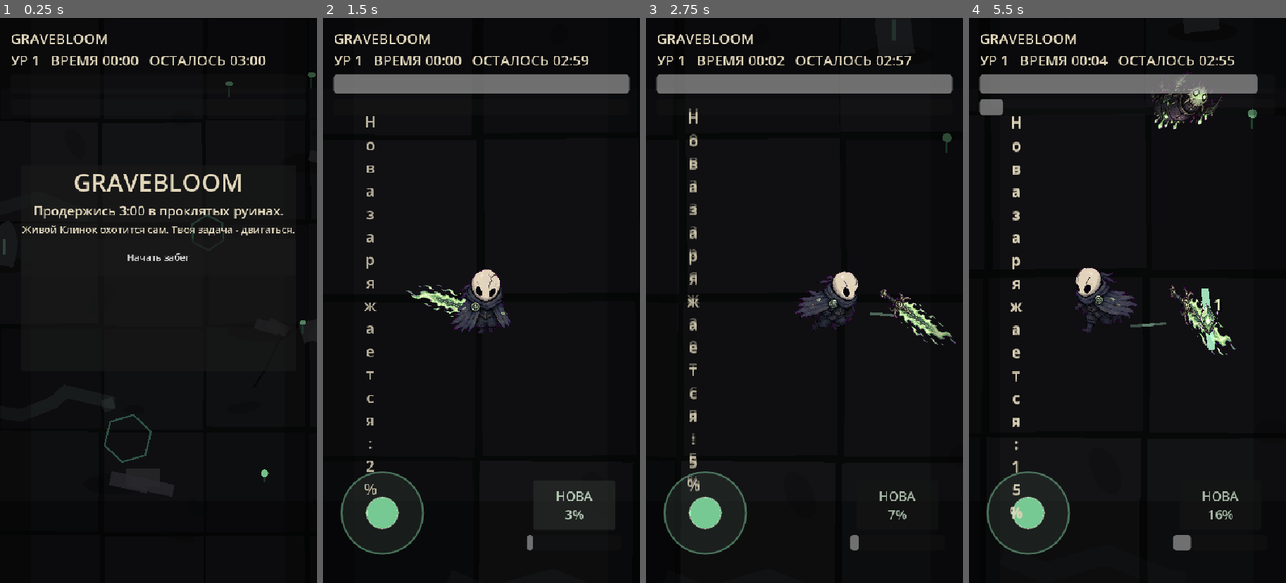
Above: before the commit, frames 1-4 (left to right).
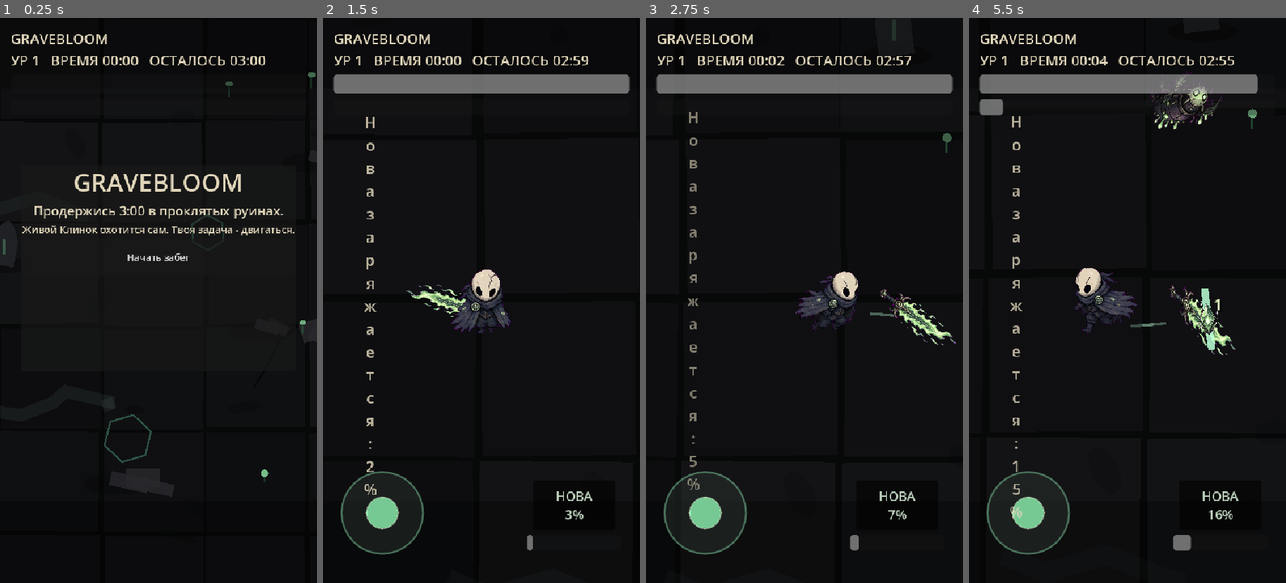
Above: after the commit, the same moments.

Repository: kotlinhustle/gravebloom
Game: Godot game, scene res://scenes/main.tscn
Two runs of this game, one before a commit and one after it. Both use one fixed random seed, a clock stepped at 60 frames per second and the inputs below.
Inputs (mouse positions are in pixels of both pictures, inside the frame that each line leads up to):
- Up to frame 1 (0.25 s): no input
- Up to frame 2 (1.5 s): click "Начать забег" at 0.5 s; click "НОВА 2%" at 1.25 s
- Up to frame 3 (2.75 s): tap Enter at 2 s; move the mouse to (874, 272) at 2.02 s; hold D from 2.03 s (still down); click (874, 272) at 2.17 s; tap Space at 2.27 s
- Up to frame 4 (5.5 s): release D at 2.75 s; drag from (1064, 328) to (1111, 413) at 2.77 s; move the mouse to (1159, 176) at 3.52 s; hold D 3.53-4.25 s; click (1159, 176) at 3.67 s; drag from (1111, 413) to (1032, 215) at 4.27 s; move the mouse to (1222, 385) at 5.02 s; hold A from 5.03 s (still down); click (1222, 385) at 5.17 s; tap Space at 5.27 s

The runs differ from the first frame. In frame 1, less than 0.1% of the frame differs, in the area x 94-100%, y 9-55%; in frame 2, 2.3%, in the area x 13-92%, y 17-91%; in frame 3, 0.8%; in frame 4, 0.5%.

Commit message:
Fix Nova click handling and remove side vignette

Diff:
--- a/scripts/main.gd
+++ b/scripts/main.gd
@@ -299,8 +299,6 @@
 	ui_layer.add_child(vignette)
 	_add_vignette_rect(vignette, Vector2.ZERO, Vector2(540.0, 120.0), Color(0.0, 0.0, 0.0, 0.28))
 	_add_vignette_rect(vignette, Vector2(0.0, 820.0), Vector2(540.0, 140.0), Color(0.0, 0.0, 0.0, 0.32))
-	_add_vignette_rect(vignette, Vector2.ZERO, Vector2(54.0, 960.0), Color(0.0, 0.0, 0.0, 0.24))
-	_add_vignette_rect(vignette, Vector2(486.0, 0.0), Vector2(54.0, 960.0), Color(0.0, 0.0, 0.0, 0.24))
 
 func _add_vignette_rect(parent: Node, position: Vector2, size: Vector2, color: Color) -> void:
 	var rect := ColorRect.new()
@@ -827,13 +825,13 @@
 	ultimate_button.disabled = false
 	ultimate_button.process_mode = Node.PROCESS_MODE_ALWAYS
 	ultimate_button.mouse_filter = Control.MOUSE_FILTER_STOP
+	ultimate_button.focus_mode = Control.FOCUS_NONE
 	ultimate_button.add_theme_font_size_override("font_size", 22)
-	ultimate_button.pressed.connect(_cast_ultimate)
 	ultimate_button.gui_input.connect(_on_ultimate_button_input)
 	ui_layer.add_child(ultimate_button)
 
 func _on_ultimate_button_input(event: InputEvent) -> void:
-	if event is InputEventMouseButton and event.button_index == MOUSE_BUTTON_LEFT and event.pressed:
+	if event is InputEventMouseButton and event.button_index == MOUSE_BUTTON_LEFT and not event.pressed:
 		_cast_ultimate()
 		ultimate_button.accept_event()
 
